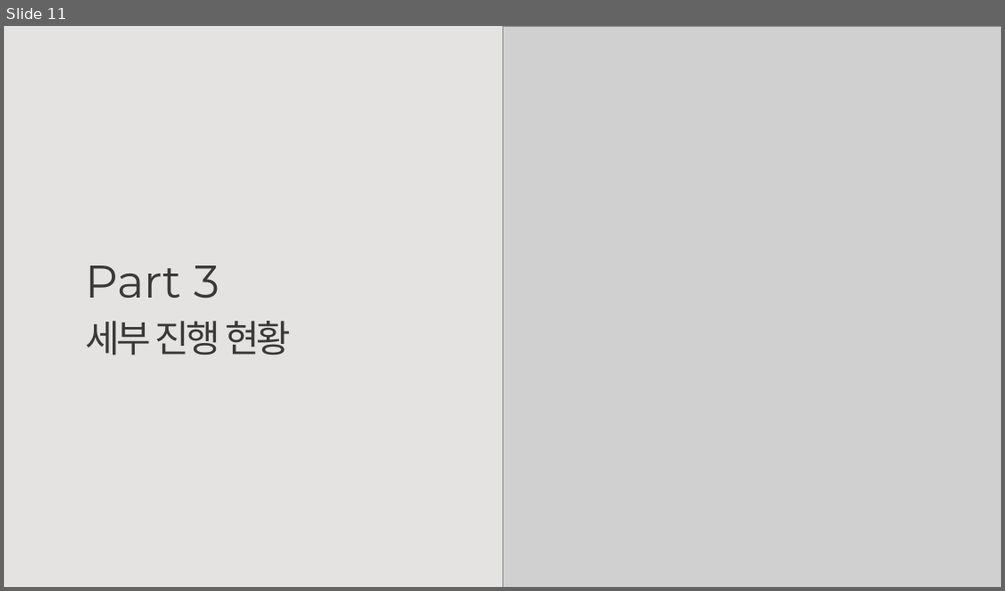
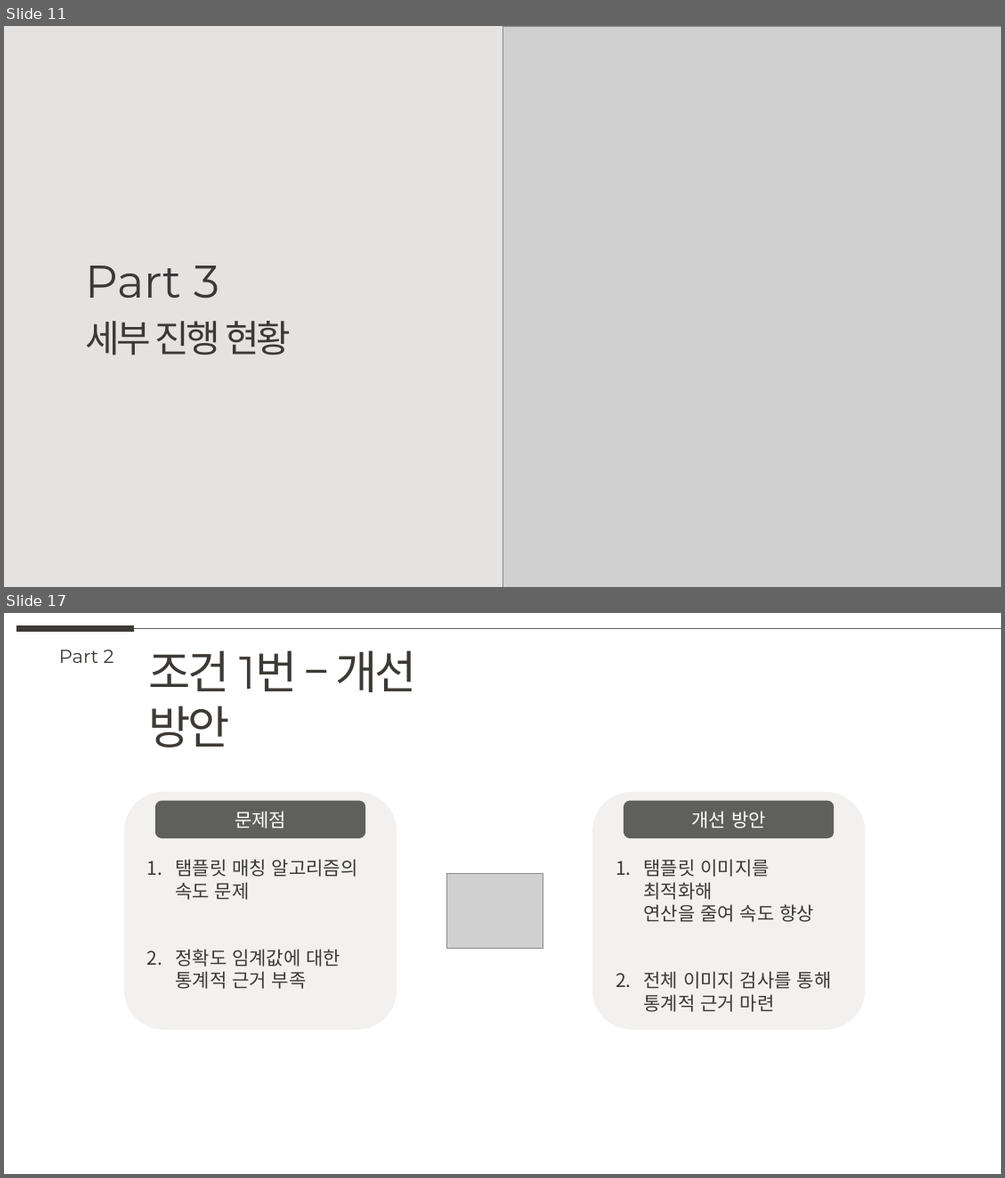
Before and after one commit to knudatascientists/lg-innotek-projects, a slide deck: docs/중간_보고서.pptx. Shown one above the other, each under a label of ours: slide 11 before the commit, slides 11 and 17 after it; the slides between them are not shown. The pictures are 1005x591 and 1005x1178 pixels, drawn with LibreOffice and Linux fonts; fonts in the diff are those of the drawing; grey boxes stand for pictures. Boxes give left, top, right and bottom in pixels: in the first picture for what was removed or moved away, otherwise in the second. Text is boxed around its words. In the diff, an @@ line names an element or a change of style, - is before the commit and + after.

```diff
--- a/docs/중간_보고서.pptx
+++ b/docs/중간_보고서.pptx
@@ slide 17 added at (x1=4, y1=613, x2=1001, y2=1174), background #FFFFFF @@
@@ line added from (16, 629) to (134, 629), #3D3A35 6 pt @@
@@ line added from (134, 629) to (1001, 629), #5F5F5D 0.5 pt @@
@@ text added at (x1=59, y1=649, x2=114, y2=663), 18 pt, text #3D3A35 @@
+Part 2
@@ text added at (x1=148, y1=650, x2=416, y2=747), 44 pt, text #3D3A35 @@
+조건 1번 – 개선 방안
@@ rounded rectangle added at (x1=124, y1=792, x2=397, y2=1030), fill #F2F1EF @@
@@ rounded rectangle added at (x1=592, y1=792, x2=866, y2=1030), fill #F2F1EF @@
@@ rounded rectangle added at (x1=155, y1=801, x2=365, y2=838), fill #5F5F5D, 18 pt, text #FFFFFF @@
+문제점
@@ rounded rectangle added at (x1=624, y1=801, x2=834, y2=838), fill #5F5F5D, 18 pt, text #FFFFFF @@
+개선 방안
@@ text added at (x1=175, y1=859, x2=358, y2=989), 18 pt, text #3A3838 @@
+1. 탬플릿 매칭 알고리즘의
+   속도 문제
+2. 정확도 임계값에 대한
+   통계적 근거 부족
@@ picture added at (x1=446, y1=873, x2=542, y2=948) @@
@@ text added at (x1=644, y1=859, x2=832, y2=1012), 18 pt, text #3A3838 @@
+1. 탬플릿 이미지를 최적화해
+   연산을 줄여 속도 향상
+2. 전체 이미지 검사를 통해
+   통계적 근거 마련
```
Also in this commit, not shown: 20 slides changed, 12 other slides added, 1 slide removed, 18 other files.
